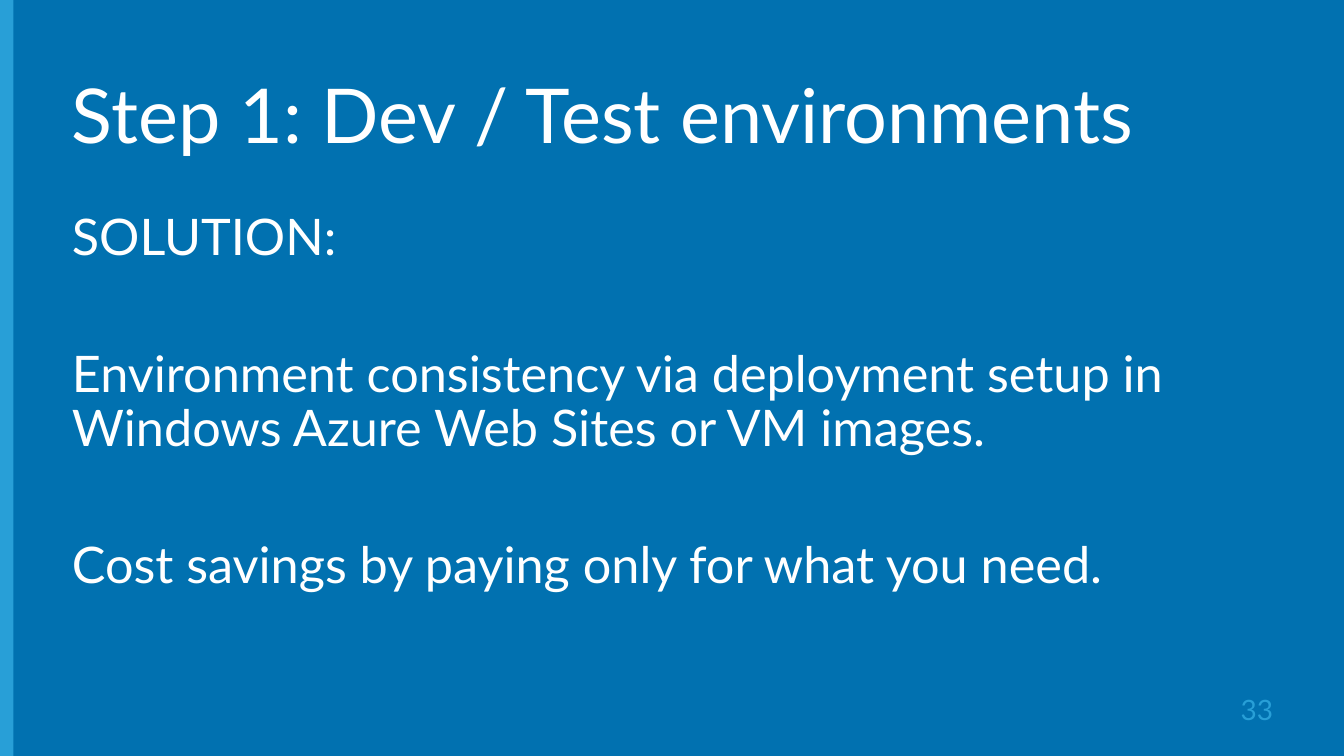
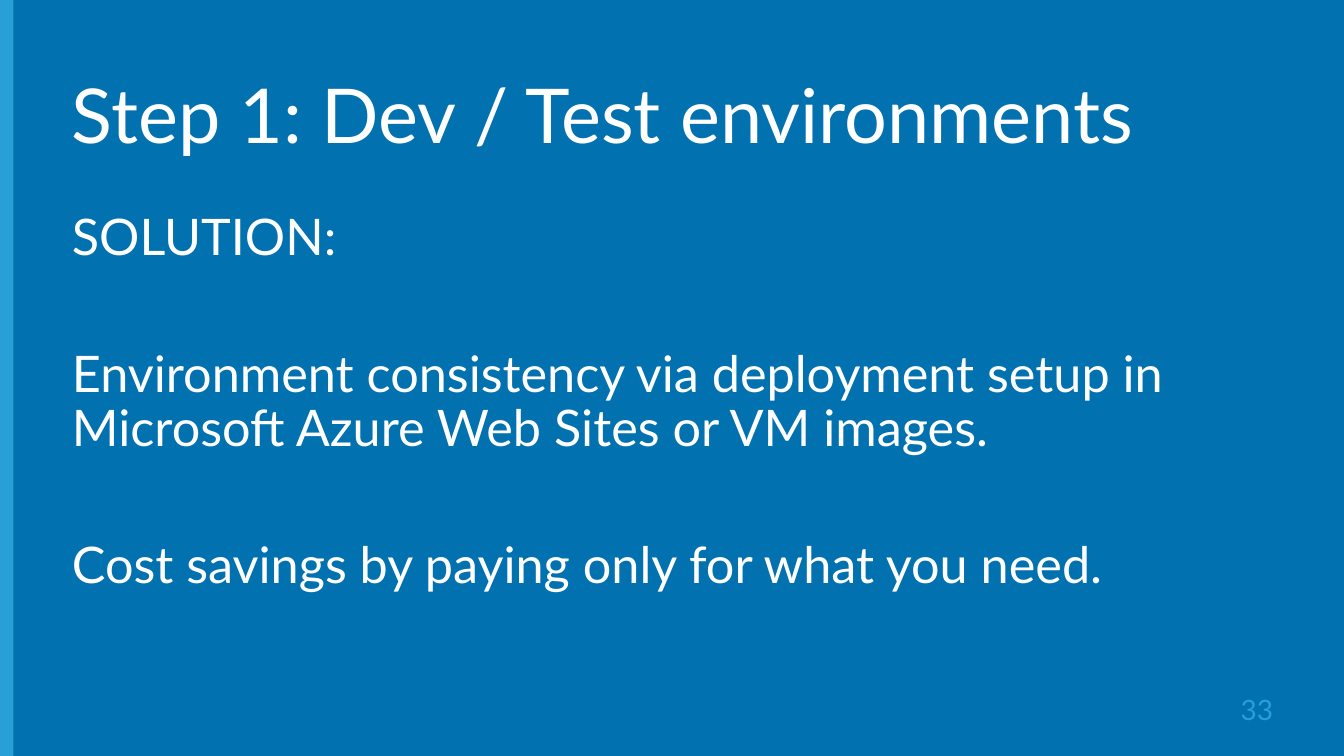
Before and after one commit to Microsoft-Web/DECK-ASPNET-in-Production, a slide deck: slide 33 of 6-ASPNET-in-Production.pptx. Drawn at 1344x756 pixels with LibreOffice and Linux fonts; fonts in the diff are those of the drawing; background and template pictures are left out. Boxes give left, top, right and bottom in pixels: in the first picture for what was removed or moved away, otherwise in the second. Text is boxed around its words. In the diff, an @@ line names an element or a change of style, - is before the commit and + after.

Commit message:
Changed Windows Azure to Microsoft Azure

```diff
--- a/6-ASPNET-in-Production.pptx
+++ b/6-ASPNET-in-Production.pptx
@@ text at [72, 355, 1163, 455]: text changed @@
-Environment consistency via deployment setup in Windows Azure Web Sites or VM images.
+Environment consistency via deployment setup in Microsoft Azure Web Sites or VM images.
```
Also in this commit, not shown: 3 other slides changed.
